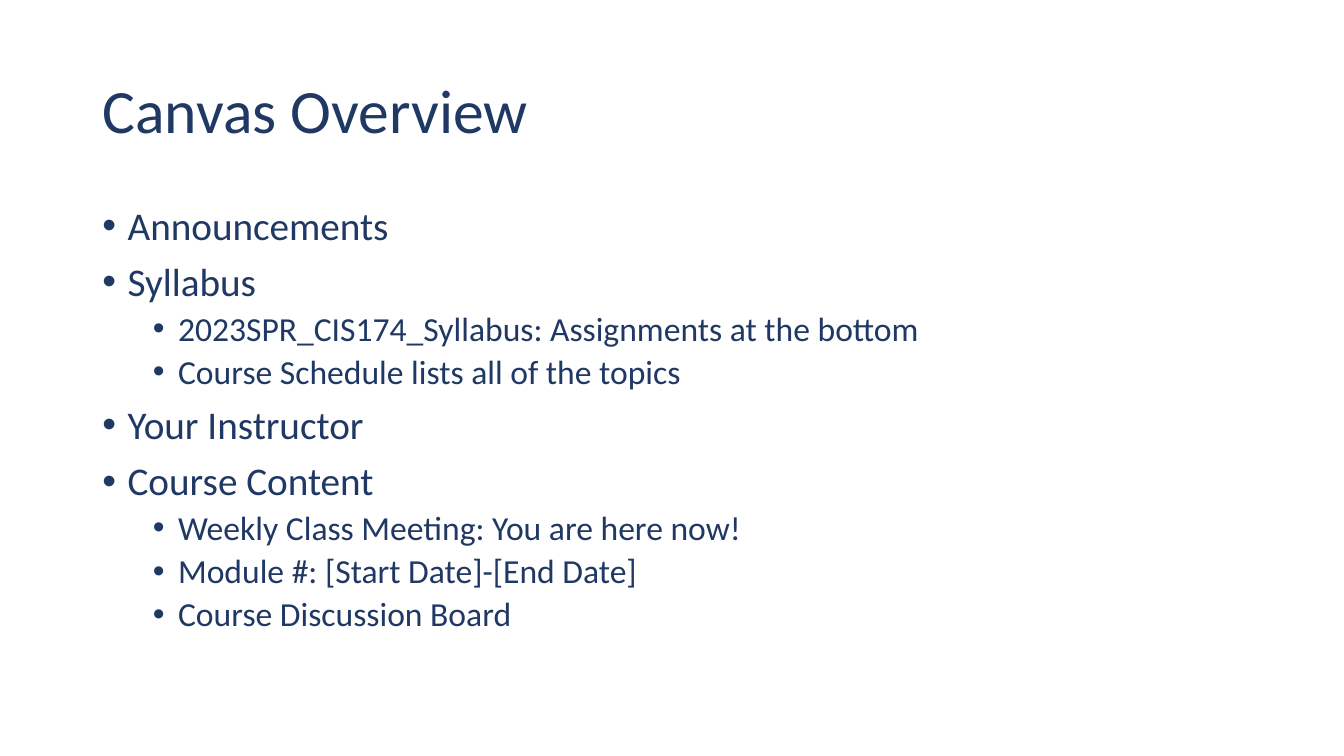
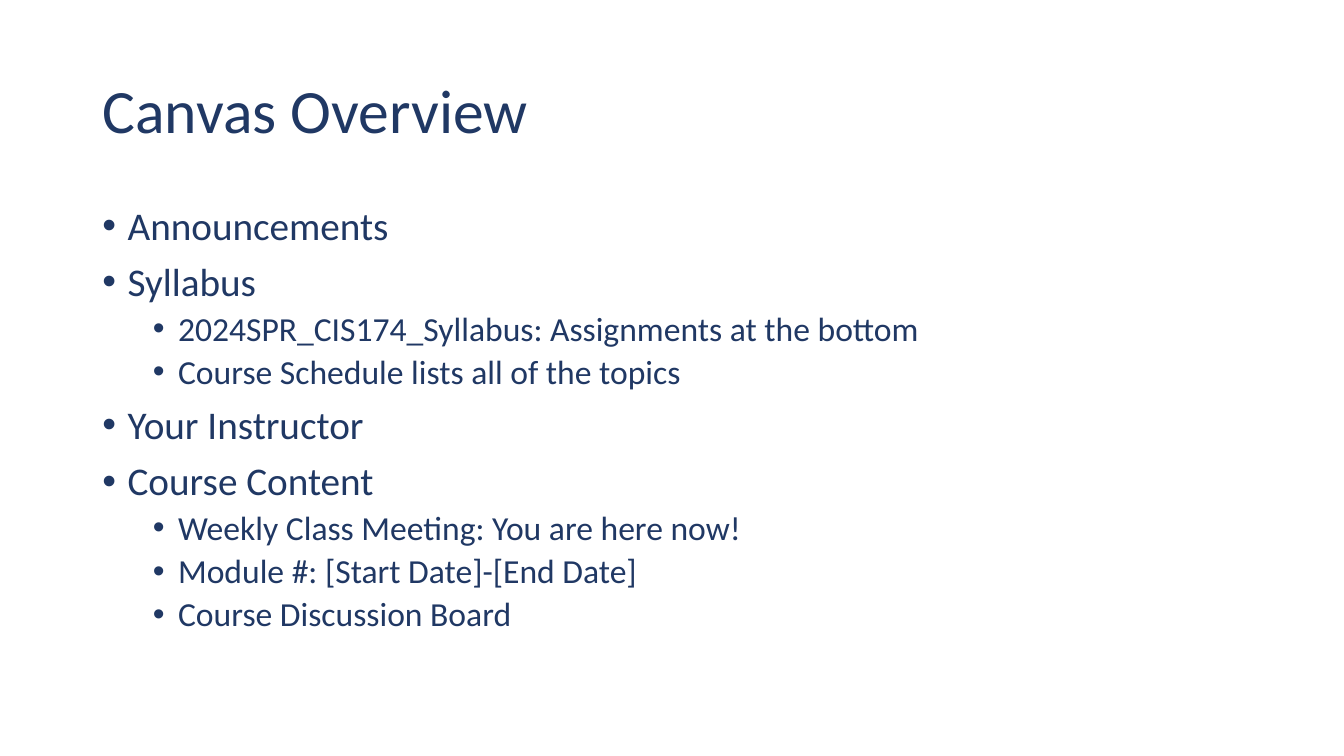
Before and after one commit to ehennis/CIS174, a slide deck: slide 7 of 2024-SPR/Week01.pptx. Drawn at 1344x756 pixels with LibreOffice and Linux fonts; fonts in the diff are those of the drawing. Boxes give left, top, right and bottom in pixels: in the first picture for what was removed or moved away, otherwise in the second. Text is boxed around its words. In the diff, an @@ line names an element or a change of style, - is before the commit and + after.

Commit message:
Updated syllabus

```diff
--- a/2024-SPR/Week01.pptx
+++ b/2024-SPR/Week01.pptx
@@ text at box(178, 317, 919, 347): text changed @@
-  • 2023SPR_CIS174_Syllabus: Assignments at the bottom
+  • 2024SPR_CIS174_Syllabus: Assignments at the bottom
```
